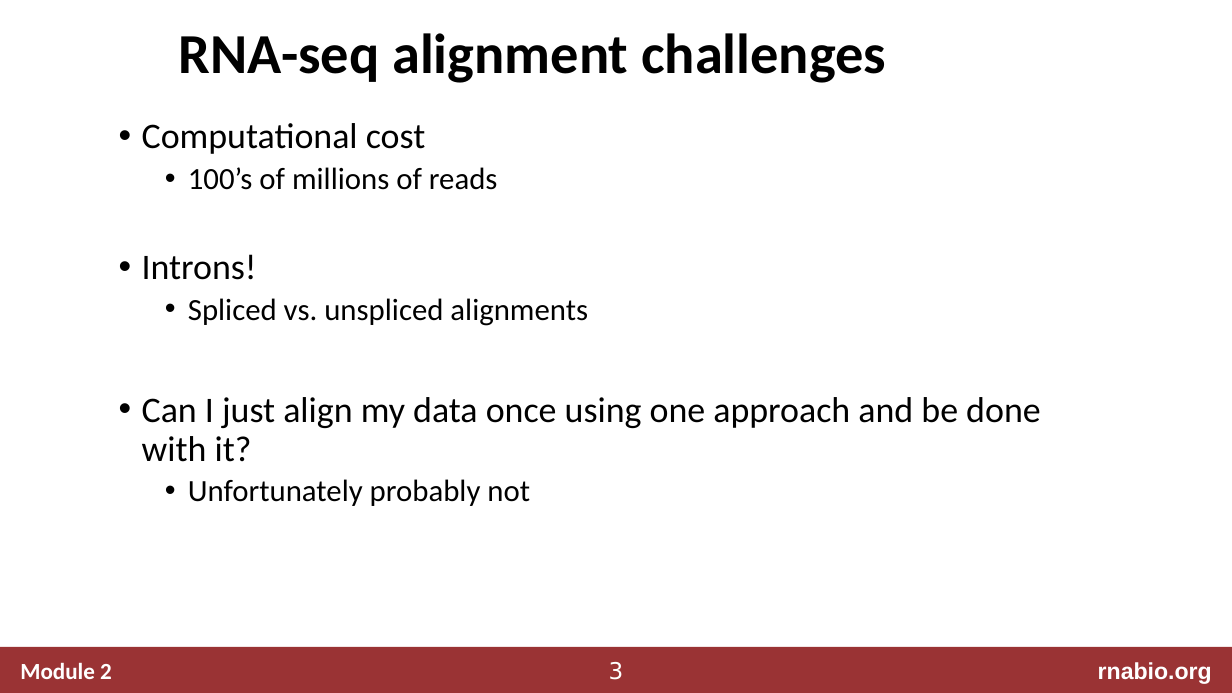
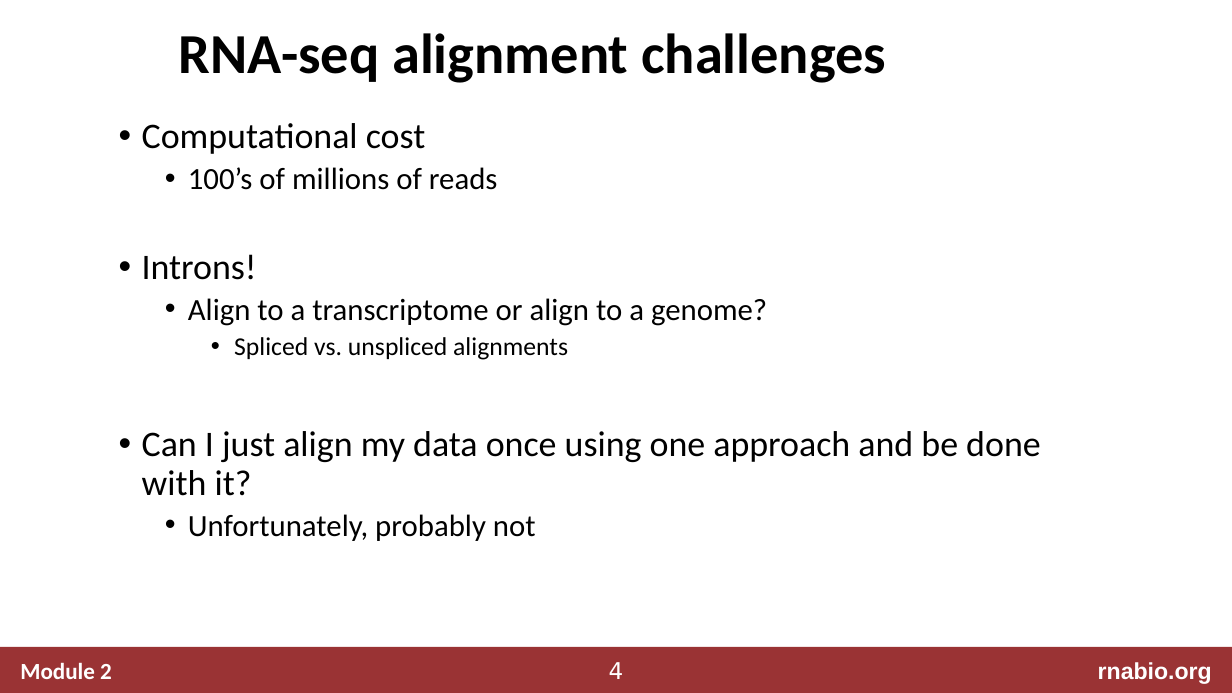
Before and after one commit to griffithlab/rnabio.org, a slide deck: slide 4 of assets/lectures/cshl/2020/mini/RNASeq_MiniLecture_02_01_Alignment.pptx (slide 3 before the commit). Drawn at 1232x693 pixels with LibreOffice and Linux fonts; fonts in the diff are those of the drawing. Boxes give left, top, right and bottom in pixels: in the first picture for what was removed or moved away, otherwise in the second. Text is boxed around its words. In the diff, an @@ line names an element or a change of style, - is before the commit and + after.

```diff
--- a/assets/lectures/cshl/2020/mini/RNASeq_MiniLecture_02_01_Alignment.pptx
+++ b/assets/lectures/cshl/2020/mini/RNASeq_MiniLecture_02_01_Alignment.pptx
@@ text at [188,298,767,326]: paragraph added @@
+  • Align to a transcriptome or align to a genome?
@@ text at [234,337,568,360]: size 24 to 20 pt in "Spliced vs. unspliced alignments"; list level 2 to 3 in "Spliced vs. unspliced alignments" @@
@@ text at [188,514,536,541]: text changed @@
-  • Unfortunately probably not
+  • Unfortunately, probably not
@@ page number at [609,662,624,679]: text changed @@
-3
+4
```
Also in this commit, not shown: 4 other slides changed, 1 slide added, 4 other files.
